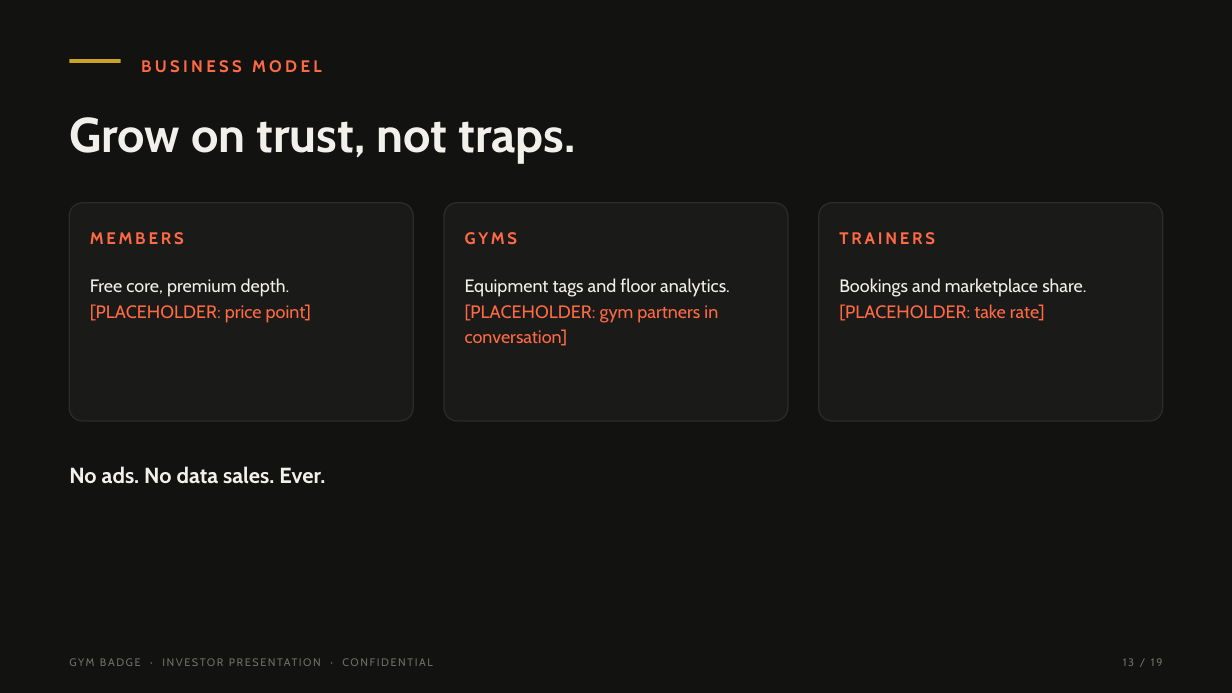
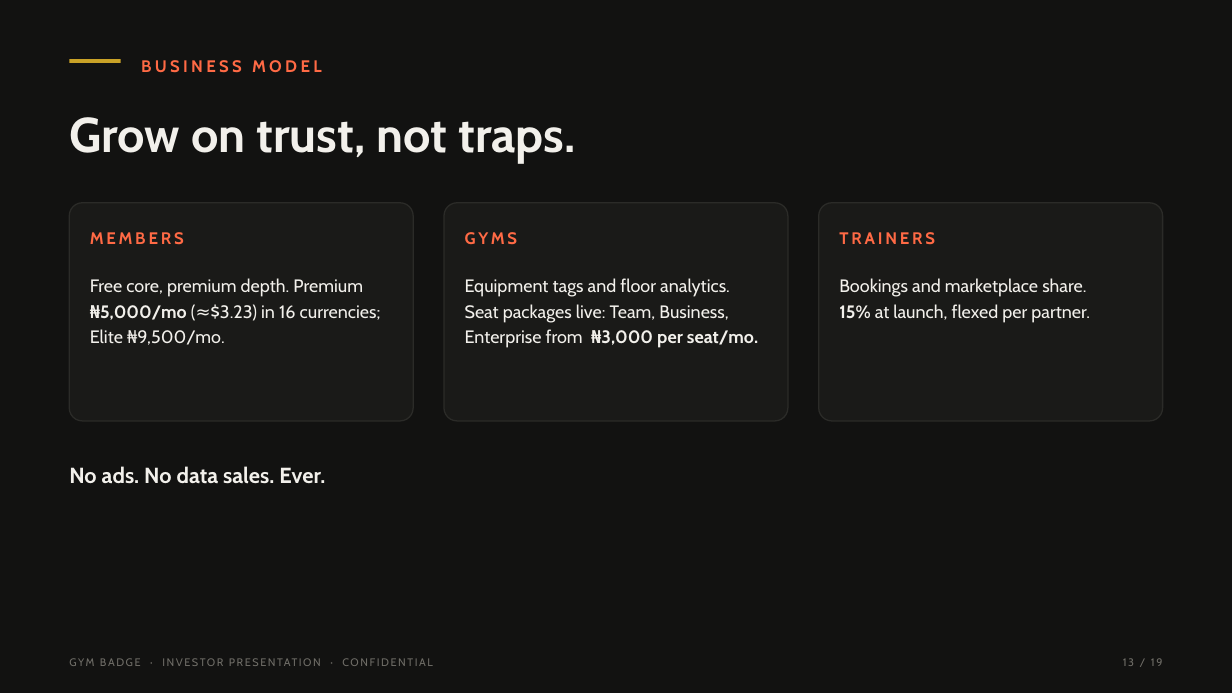
Before and after one commit to tearsmith10/Gym-badge, a slide deck: slide 13 of pitch/gymbadge-investor-deck.pptx. Drawn at 1232x693 pixels with LibreOffice and Linux fonts; fonts in the diff are those of the drawing. Boxes give left, top, right and bottom in pixels: in the first picture for what was removed or moved away, otherwise in the second. Text is boxed around its words. In the diff, an @@ line names an element or a change of style, - is before the commit and + after.

Commit message:
Investor deck: fill all 11 slots with verified, editable facts
Every coral [PLACEHOLDER: ...] slot now carries real information, each
traceable to a primary source - nothing invented:

- Cover: November 2026.
- Market: $12.1B in 2025 growing 13.4% a year to $33.6B by 2033
  (Grand View Research, Fitness Apps Market 2026-2033 - fetched and
  verified from grandviewresearch.com at build time).
- Price point: the product's own published pricing (web/pricing.html,
  web/assets/js/pricing.js) - Premium 5,000 NGN/mo (~$3.23 at the
  app's stated 1 USD = 1,550 NGN rate) in 16 currencies, Elite
  9,500 NGN/mo.
- Gym partners: live corporate seat packages - Team / Business /
  Enterprise from 3,000 NGN per seat/mo.
- Take rate: 15% at launch (marketplace launches in v2 - stated as
  the launch rate, flexed per partner).
- Traction: honest pre-seed framing - product, pricing and support are
  live; installs and waitlist are measured from launch, not estimated.
- Roadmap: THEN lands months 6-12 post-close.
- Ask: $1.5M pre-seed SAFE, $8M cap, 20% discount, 4-6 week rolling
  close (editable deal terms).
- Contact: Tearsmith - Founder & CEO, company row Gym Badge, matching
  the site's own (c) 2026 Gym Badge footer.
- Document metadata authors updated to "Tearsmith, Gym Badge".

QA: PPTX text dump shows TOTAL PLACEHOLDERS: 0 across 19 slides;
every changed page visually re-rendered and checked; GYMS card
orphaned-period wrap fixed. README documents the filled state and the
[[...]] -> coral slot mechanism. Suites 180/180, 162/162.

```diff
--- a/pitch/gymbadge-investor-deck.pptx
+++ b/pitch/gymbadge-investor-deck.pptx
@@ text at (90,278,363,297): text changed @@
-Free core, premium depth.
+Free core, premium depth. Premium
@@ text added at (90,329,224,345), 14 pt, text #F2F0EB @@
+Elite ₦9,500/mo.
@@ text at (100,304,381,321): text changed; text colour #FF6A45 to #F2F0EB @@
-[PLACEHOLDER: price point]
+₦5,000/mo (≈$3.23) in 16 currencies;
@@ text at (465,304,728,323): text changed; text colour #FF6A45 to #F2F0EB @@
-[PLACEHOLDER: gym partners in
+Seat packages live: Team, Business,
@@ text at (465,329,758,348): text changed; text colour #FF6A45 to #F2F0EB; bold on @@
-conversation]
+Enterprise from ₦3,000 per seat/mo.
@@ text at (839,304,1090,323): text changed; text colour #FF6A45 to #F2F0EB @@
-[PLACEHOLDER: take rate]
+15% at launch, flexed per partner.
```
Also in this commit, not shown: 6 other slides changed, 3 other files.
